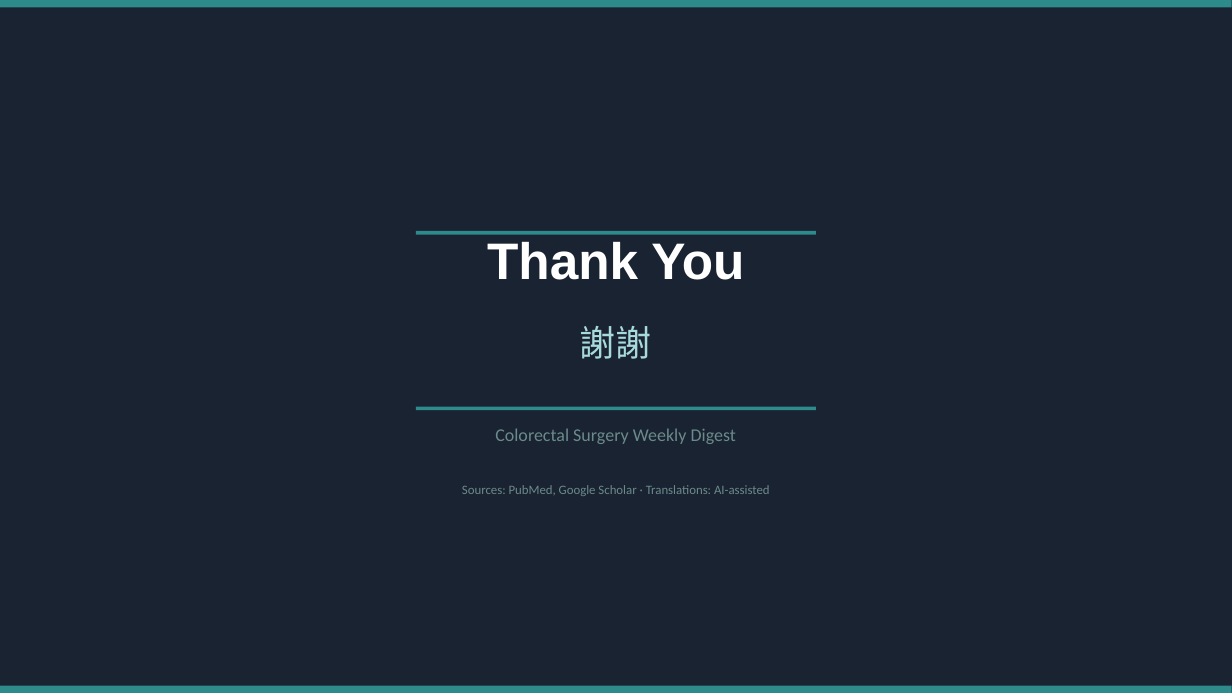
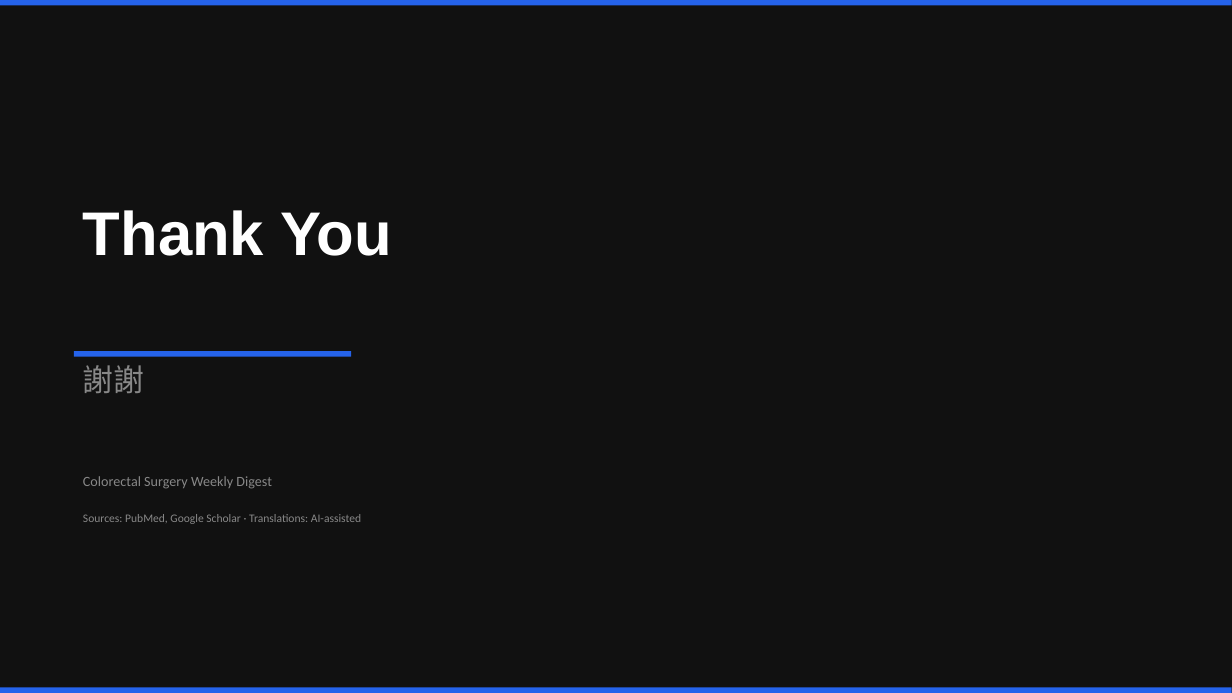
Before and after one commit to jejenhu-maker/colorectal-weekly-digest, a slide deck: slide 24 of docs/latest-digest.pptx. Drawn at 1232x693 pixels with LibreOffice and Linux fonts; fonts in the diff are those of the drawing. Boxes give left, top, right and bottom in pixels: in the first picture for what was removed or moved away, otherwise in the second. Text is boxed around its words. In the diff, an @@ line names an element or a change of style, - is before the commit and + after.

```diff
--- a/docs/latest-digest.pptx
+++ b/docs/latest-digest.pptx
@@ background #1A2332 to #111111 @@
@@ rectangle at box(0, 0, 1232, 6): fill #2D8B8B to #2563EB @@
@@ text "Thank You": place and size @@
-text "Thank You" at box(487, 241, 744, 280)
+text "Thank You" at box(83, 210, 392, 256)
@@ text "Thank You" at box(83, 210, 392, 256): size 40 to 48 pt; alignment centre to left @@
@@ rectangle removed at box(416, 231, 816, 235) @@
@@ rectangle added at box(74, 351, 351, 357), fill #2563EB @@
@@ text "謝謝": place and size @@
-text "謝謝" at box(580, 326, 652, 359)
+text "謝謝" at box(83, 365, 145, 393)
@@ text "謝謝" at box(83, 365, 145, 393): size 28 to 24 pt, text colour #A8DADC to #888888; alignment centre to left @@
@@ rectangle removed at box(416, 407, 816, 410) @@
@@ text "Colorectal Surgery Weekly Digest": place and size @@
-text "Colorectal Surgery Weekly Digest" at box(495, 428, 736, 444)
+text "Colorectal Surgery Weekly Digest" at box(83, 476, 272, 489)
@@ text "Colorectal Surgery Weekly Digest" at box(83, 476, 272, 489): size 14 to 11 pt, text colour #6B8A8A to #888888; alignment centre to left @@
@@ text "Sources: PubMed, Google Scholar · ...": place and size @@
-text "Sources: PubMed, Google Scholar · ..." at box(462, 485, 770, 496)
+text "Sources: PubMed, Google Scholar · ..." at box(83, 514, 361, 524)
@@ text "Sources: PubMed, Google Scholar · ..." at box(83, 514, 361, 524): size 10 to 9 pt, text colour #6B8A8A to #888888; alignment centre to left @@
@@ rectangle at box(0, 688, 1232, 693): fill #2D8B8B to #2563EB @@
```
Also in this commit, not shown: 7 other slides changed, 16 slides added, 16 slides removed, 7 other files.
